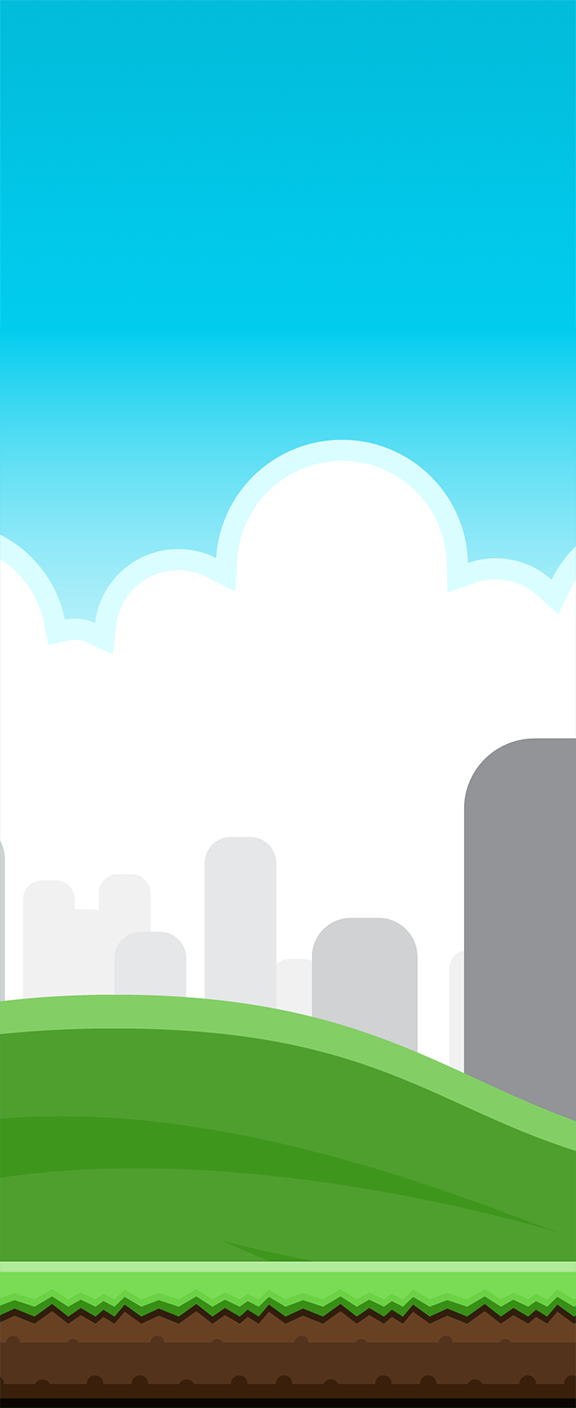
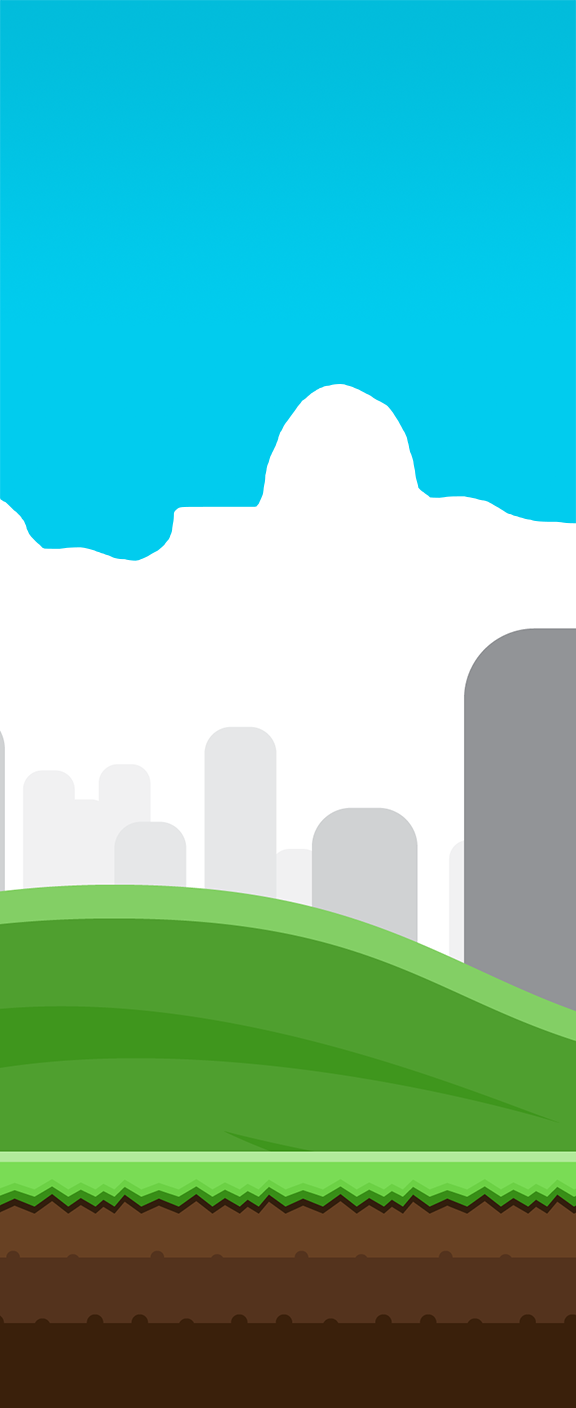
Revision of a layered 576px x 1408px image; what changed, layer by layer:
removed layer "Layer 0" over [0, 326, 576, 1408]
added layer "Layer 3" above "Layer 4" over [0, 1300, 576, 1408]
added layer "Layer 4" above "Layer 0 copy 4" over [0, 1243, 576, 1282]
added layer "Layer 0 copy 4" above "Layer 1" over [0, 384, 576, 1225]
painted on "Layer 1" over [0, 1195, 576, 1408]
